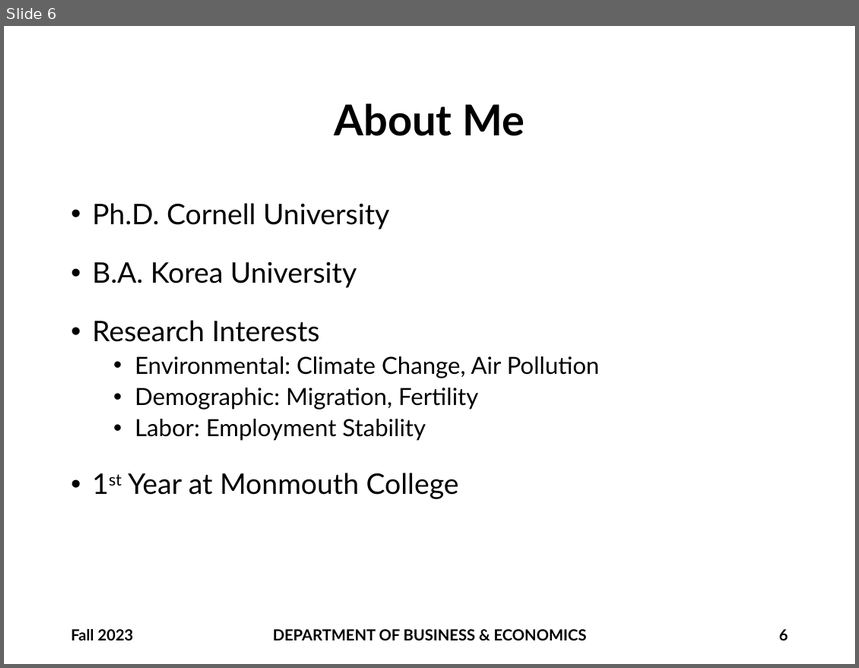
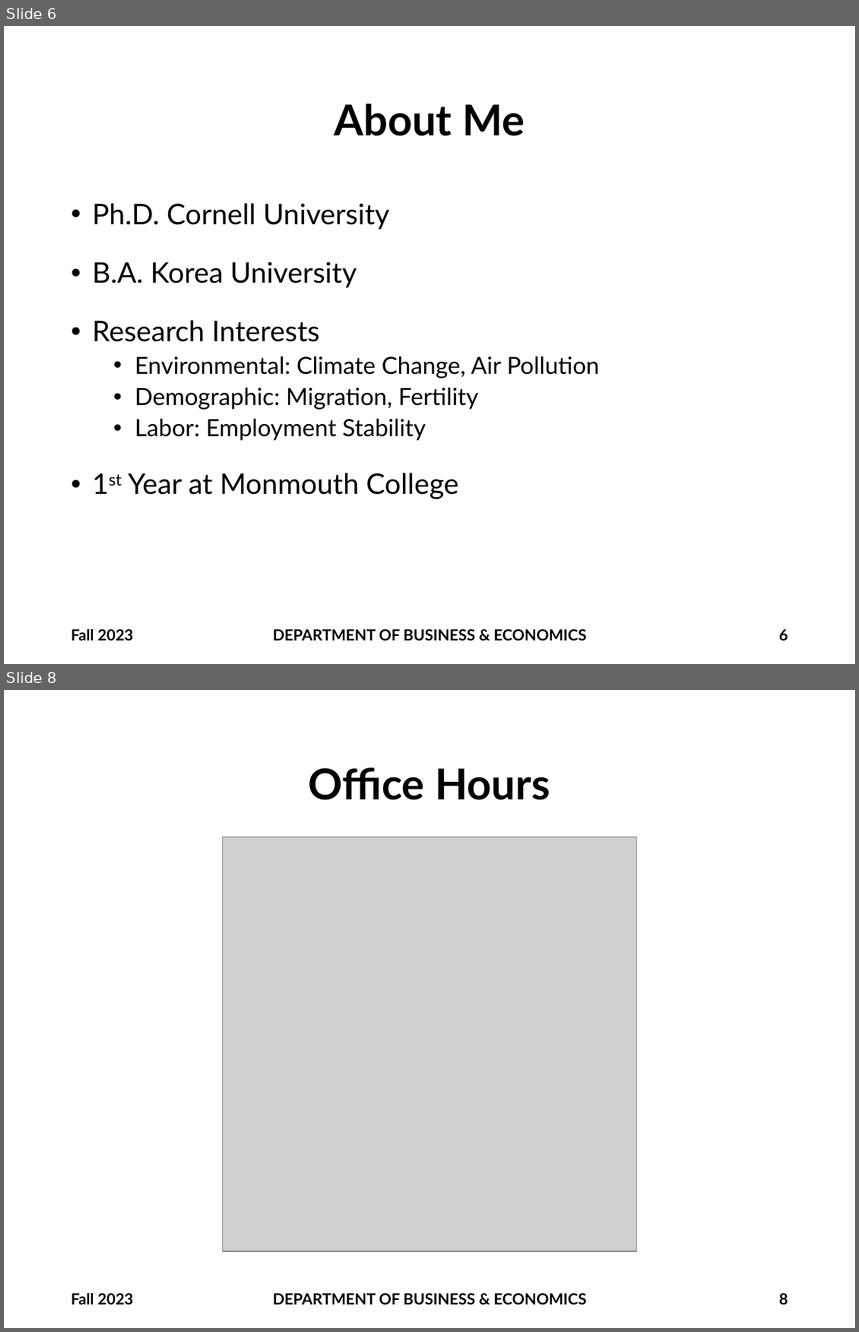
Before and after one commit to brianhwpark/brianhwpark.github.io, a slide deck: files/teaching-resources/monmouthcollege-busi-201/BUSI201-LEC00.pptx. Shown one above the other, each under a label of ours: slide 6 before the commit, slides 6 and 8 after it; the slides between them are not shown. The pictures are 859x668 and 859x1332 pixels, drawn with LibreOffice and Linux fonts; fonts in the diff are those of the drawing; grey boxes stand for pictures; background and template pictures are left out. Boxes give left, top, right and bottom in pixels: in the first picture for what was removed or moved away, otherwise in the second. Text is boxed around its words. In the diff, an @@ line names an element or a change of style, - is before the commit and + after.

```diff
--- a/files/teaching-resources/monmouthcollege-busi-201/BUSI201-LEC00.pptx
+++ b/files/teaching-resources/monmouthcollege-busi-201/BUSI201-LEC00.pptx
@@ slide 8 added at (x1=4, y1=690, x2=855, y2=1328), background #FFFFFF @@
@@ title added at (x1=309, y1=768, x2=550, y2=800), 36 pt, text #000000, bold @@
+Office Hours
@@ picture added at (x1=223, y1=837, x2=637, y2=1252) @@
@@ text added at (x1=71, y1=1293, x2=133, y2=1305), 13 pt, text #000000, bold @@
+Fall 2023
@@ text added at (x1=273, y1=1293, x2=587, y2=1305), 13 pt, text #000000, bold @@
+DEPARTMENT OF BUSINESS & ECONOMICS
@@ page number added at (x1=779, y1=1293, x2=788, y2=1305), 13 pt, text #000000, bold @@
+8
```
Also in this commit, not shown: 1 slide changed, 1 other slide added, 3 other files.
